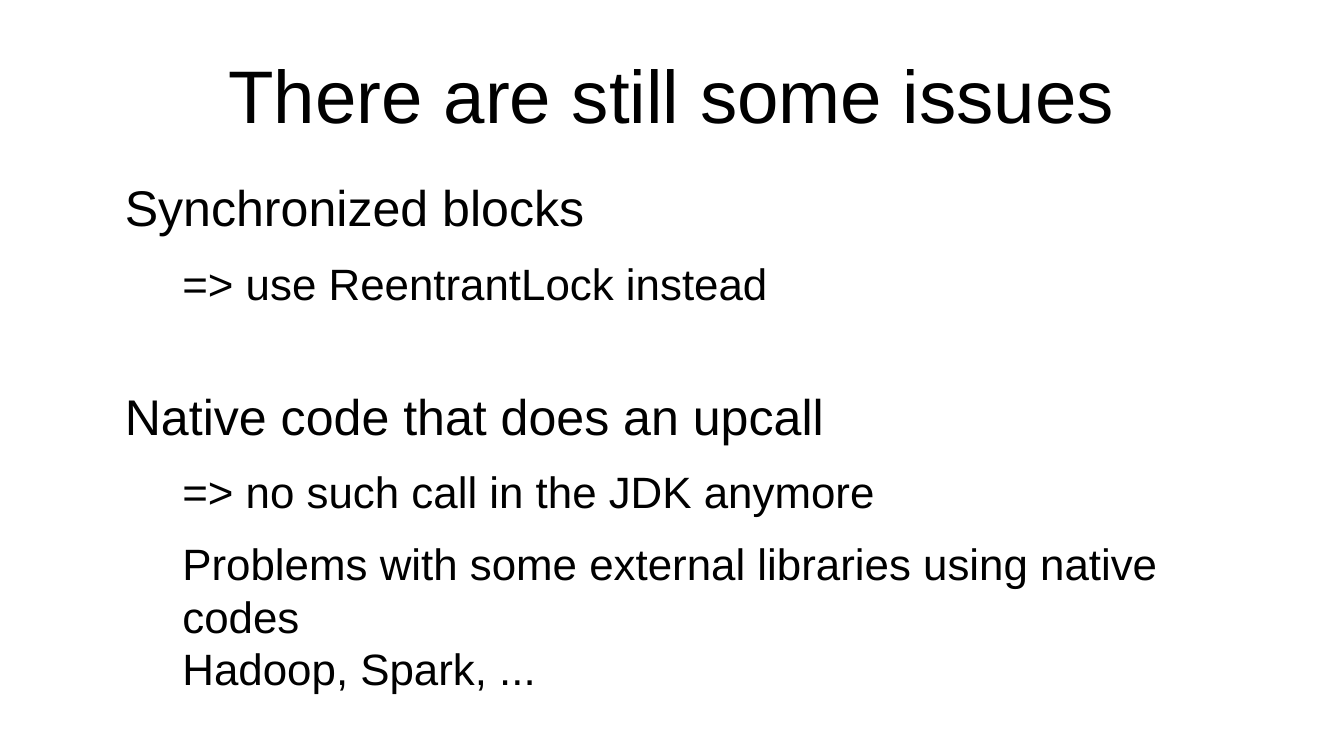
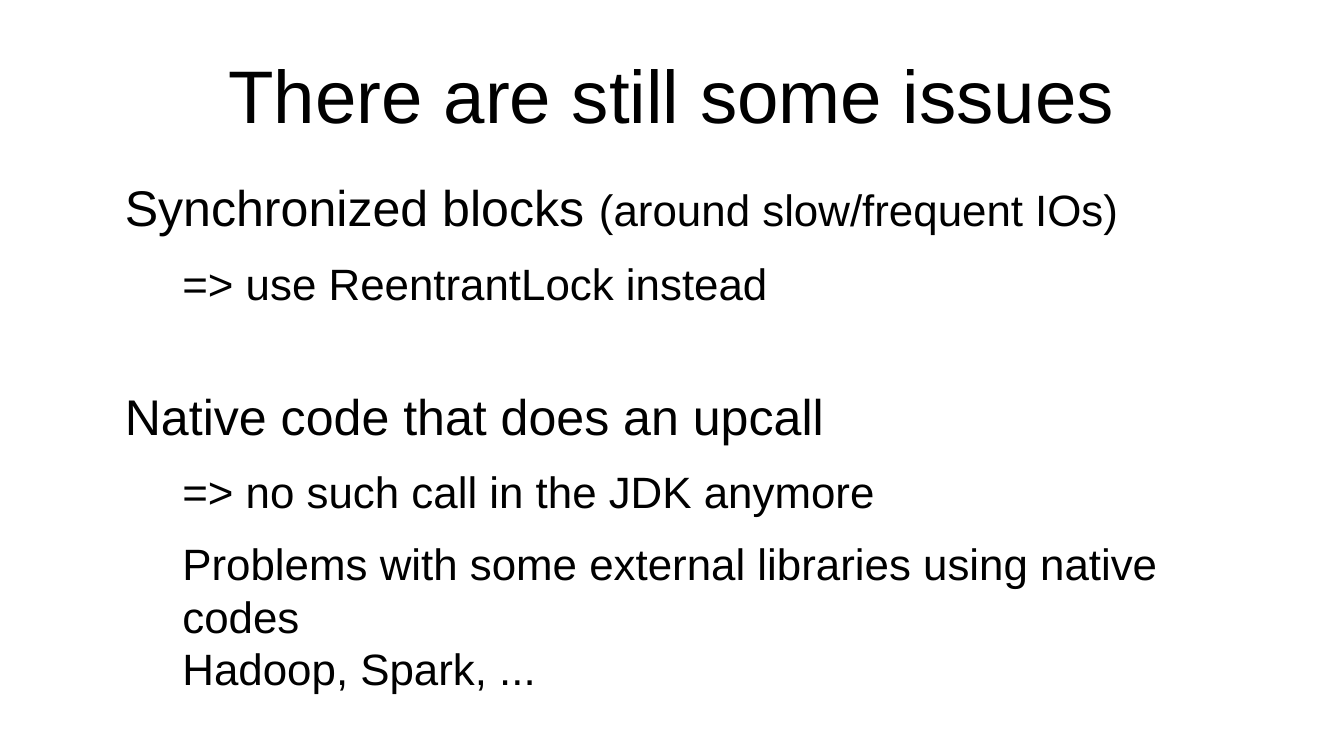
Before and after one commit to forax/loom-fiber, a slide deck: slide 34 of loom is looming.odp. Drawn at 1344x756 pixels with LibreOffice and Linux fonts; fonts in the diff are those of the drawing. Boxes give left, top, right and bottom in pixels: in the first picture for what was removed or moved away, otherwise in the second. Text is boxed around its words. In the diff, an @@ line names an element or a change of style, - is before the commit and + after.

```diff
--- a/loom is looming.odp
+++ b/loom is looming.odp
@@ text at <box>125,189,1118,237</box>: text changed; size 29.6 to 25.9 pt @@
-Synchronized blocks
+Synchronized blocks (around slow/frequent IOs)
```
Also in this commit, not shown: 10 other slides changed, 1 other file.
